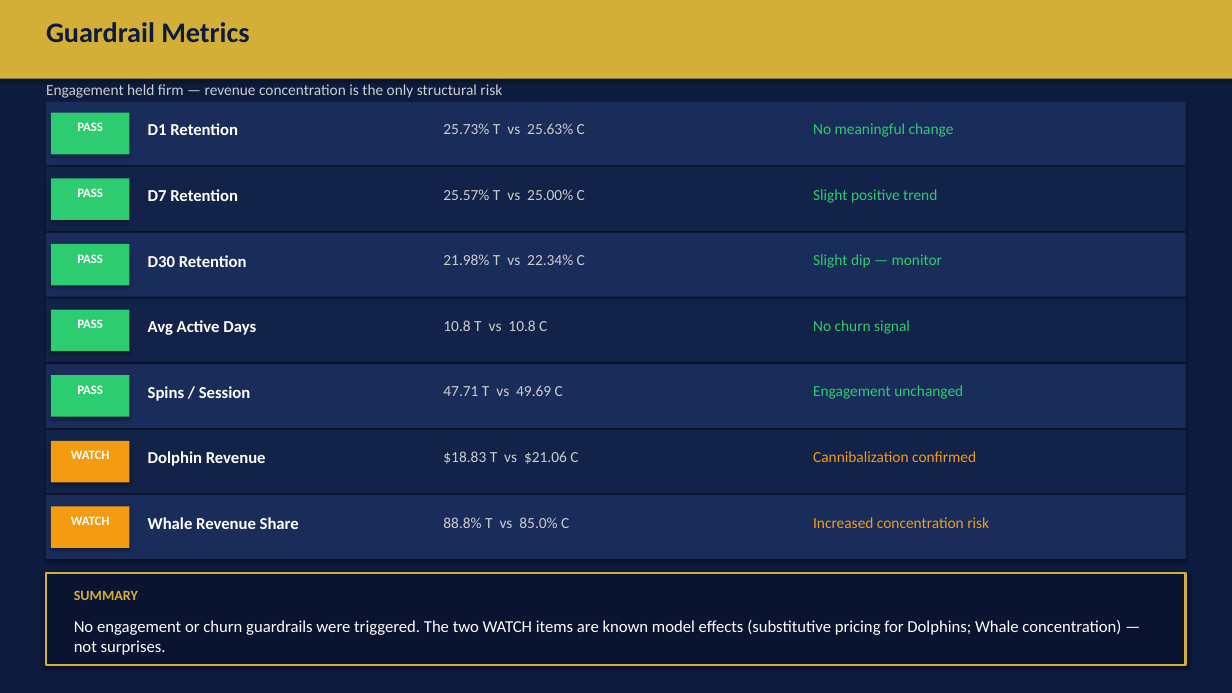
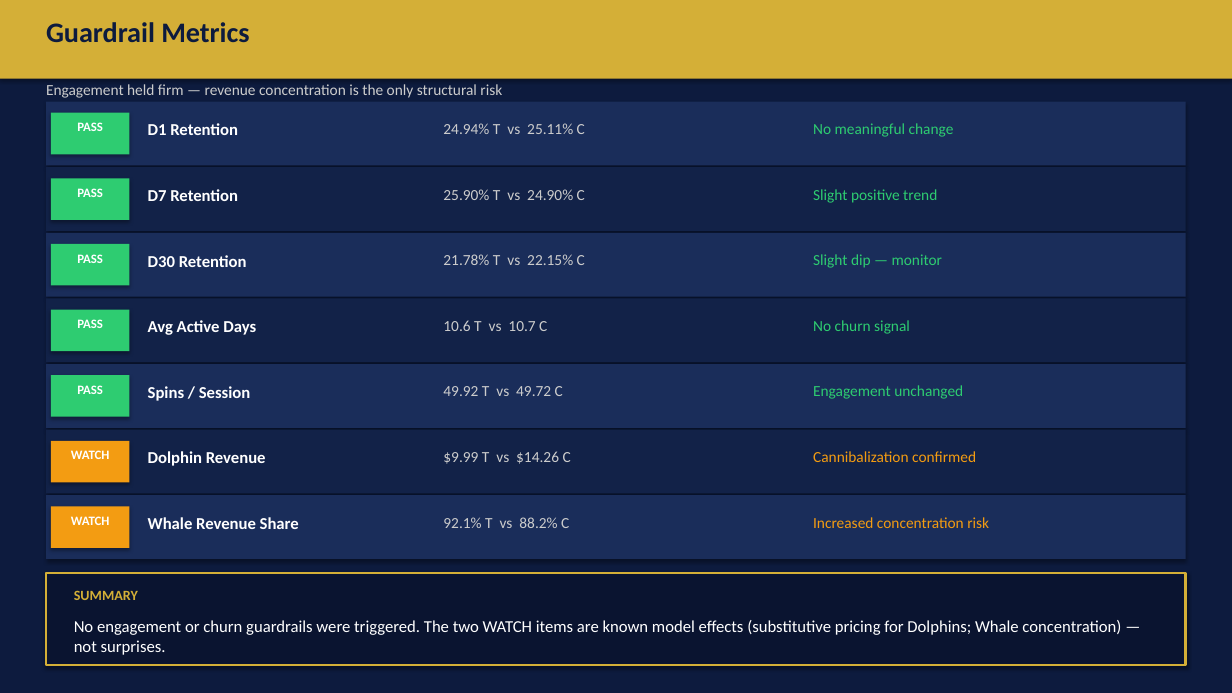
Before and after one commit to DannyEzersky/royal-flush-casino, a slide deck: slide 8 of exports/royal_spin_ab_test.pptx. Drawn at 1232x693 pixels with LibreOffice and Linux fonts; fonts in the diff are those of the drawing. Boxes give left, top, right and bottom in pixels: in the first picture for what was removed or moved away, otherwise in the second. Text is boxed around its words. In the diff, an @@ line names an element or a change of style, - is before the commit and + after.

```diff
--- a/exports/royal_spin_ab_test.pptx
+++ b/exports/royal_spin_ab_test.pptx
@@ text at box(443, 123, 585, 134): text changed @@
-25.73% T vs 25.63% C
+24.94% T vs 25.11% C
@@ text at box(443, 189, 585, 200): text changed @@
-25.57% T vs 25.00% C
+25.90% T vs 24.90% C
@@ text at box(443, 254, 585, 265): text changed @@
-21.98% T vs 22.34% C
+21.78% T vs 22.15% C
@@ text at box(443, 320, 547, 331): text changed @@
-10.8 T vs 10.8 C
+10.6 T vs 10.7 C
@@ text at box(443, 386, 563, 396): text changed @@
-47.71 T vs 49.69 C
+49.92 T vs 49.72 C
@@ text at box(443, 451, 571, 464): text changed @@
-$18.83 T vs $21.06 C
+$9.99 T vs $14.26 C
@@ text at box(443, 517, 569, 528): text changed @@
-88.8% T vs 85.0% C
+92.1% T vs 88.2% C
```
Also in this commit, not shown: 7 other slides changed, 8 other files.
